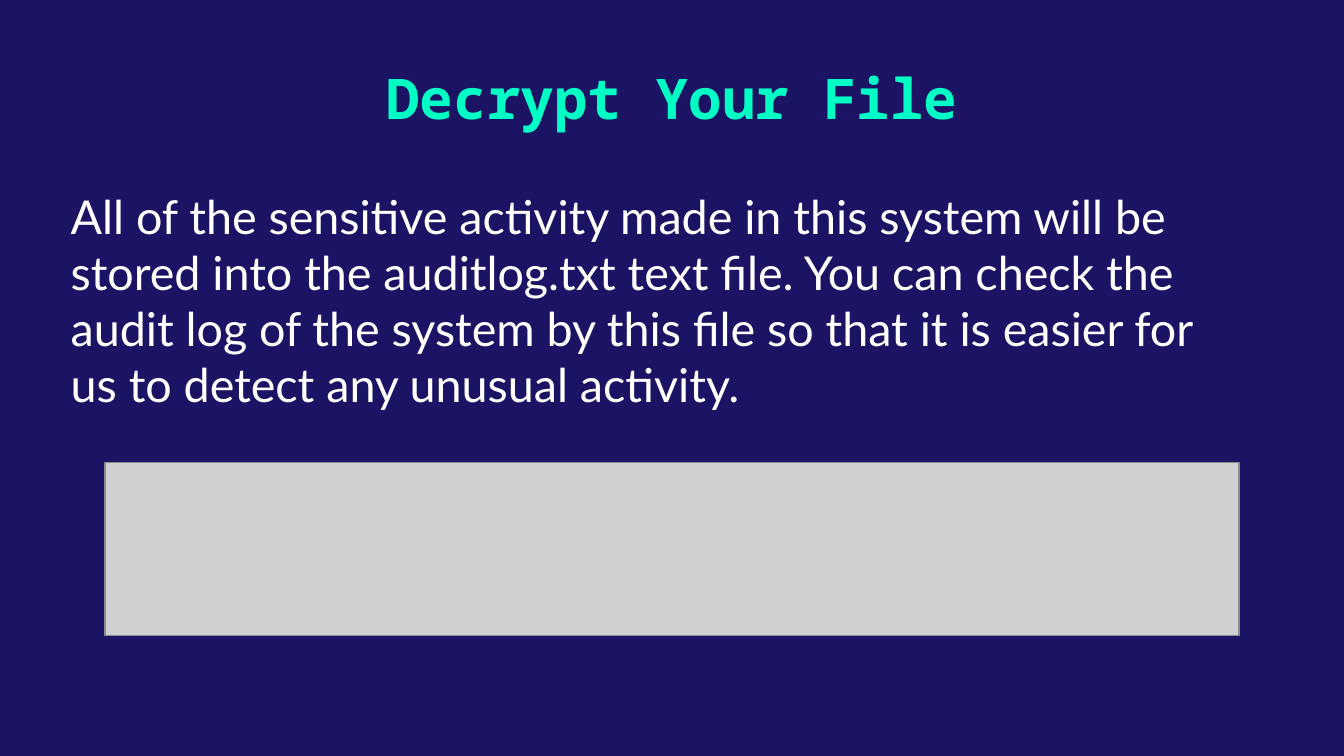
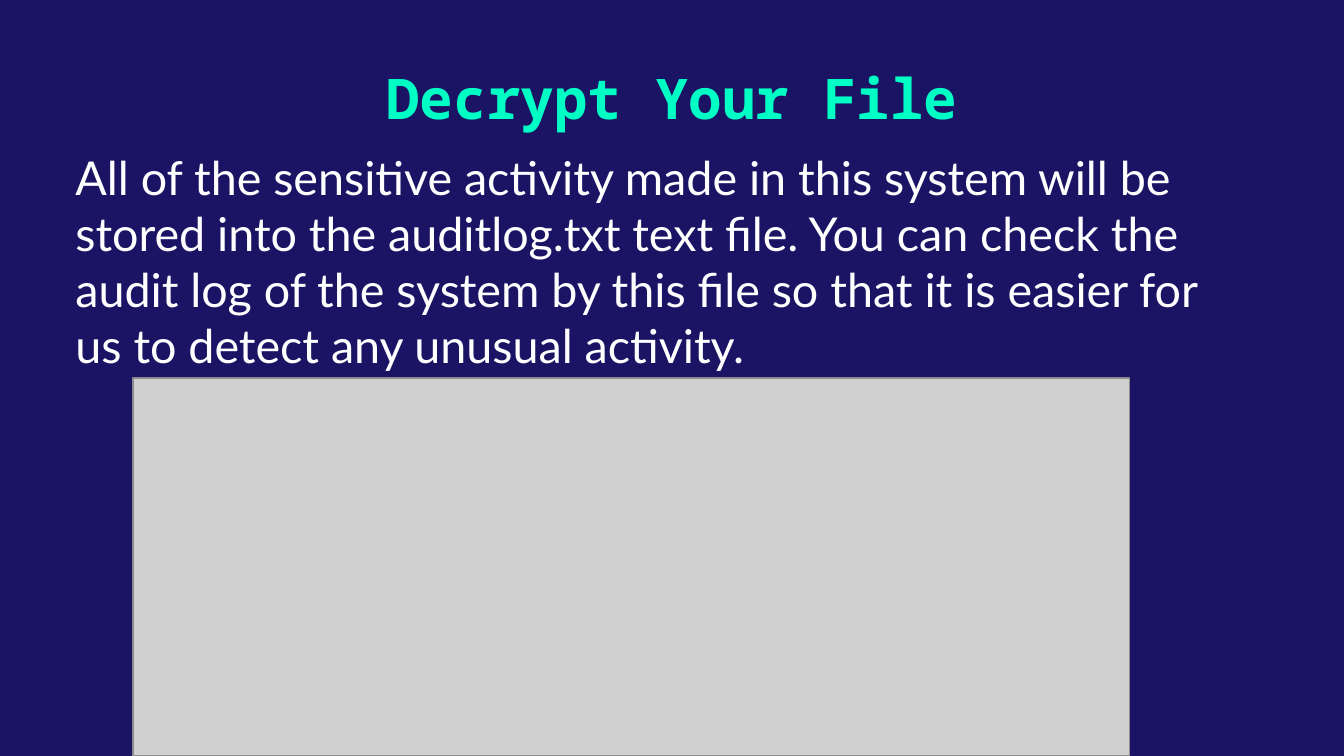
Before and after one commit to YeohWeiJeng/data_leaking_hackathon_tarumt, a slide deck: slide 22 of TAR UMT International Hackathon 2024 - perror(_520_);.pptx. Drawn at 1344x756 pixels with LibreOffice and Linux fonts; fonts in the diff are those of the drawing; grey boxes stand for pictures. Boxes give left, top, right and bottom in pixels: in the first picture for what was removed or moved away, otherwise in the second. Text is boxed around its words. In the diff, an @@ line names an element or a change of style, - is before the commit and + after.

Commit message:
Modify Pitch Slide
Change a picture from the pitch slide

```diff
--- a/TAR UMT International Hackathon 2024 - perror(_520_);.pptx
+++ b/TAR UMT International Hackathon 2024 - perror(_520_);.pptx
@@ subtitle "All of the sensitive activity ...": place and size @@
-subtitle "All of the sensitive activity ..." at (71, 199, 1193, 410)
+subtitle "All of the sensitive activity ..." at (75, 160, 1198, 371)
@@ picture added at (133, 378, 1130, 755) @@
@@ picture removed at (105, 462, 1239, 636) @@
```
